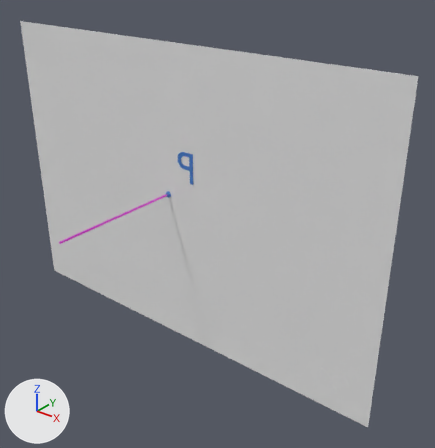
What one commit did to the glTF model client/public/assets/models/ob2.1_reta_secante_ao_plano.glb.
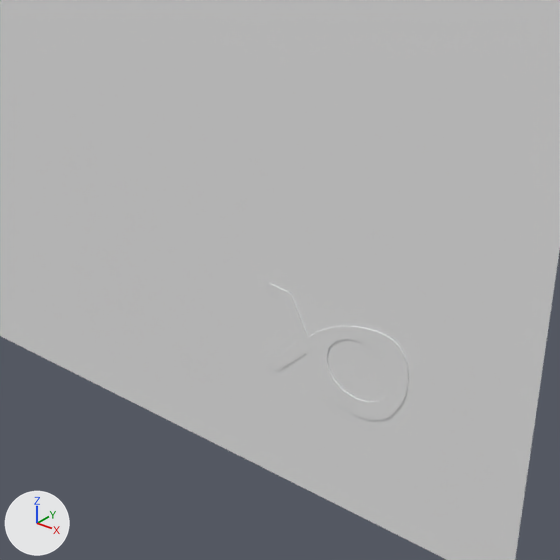
The first picture shows the older version from a 50 mm camera at (8.55, -9.01, 5.21) aimed at (1.01, 0.41, -0.63). The close-ups show both versions on the part from 62% to 87% of the width and 70% to 94% of the height of that picture; other places that the commit changed are outside them. Arrows for +X, +Y and +Z are at lower left; the lights stay in place. Where no turn or scale is listed for an object, it has been applied to the vertices.

The first close-up shows 'letra_ALFA_IndexedFaceSet', 'plano_ALFA_Box'.
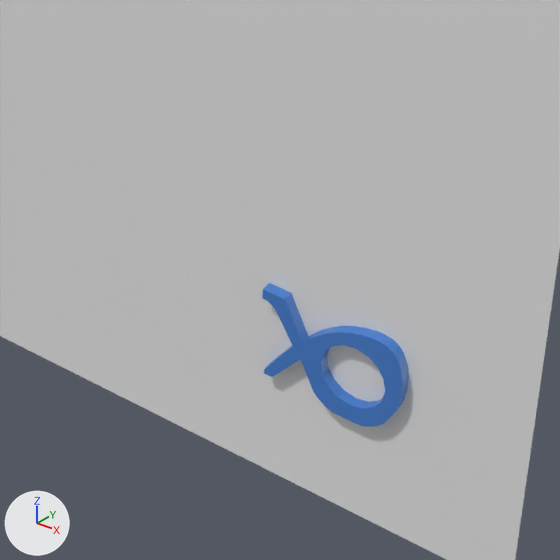
Boxes [x1, y1, x2, y2] around the edits, measured in the close-ups (560 x 560 px):
```json
{"object": "letra_ALFA_IndexedFaceSet", "change": "recoloured, rescaled", "before": [268, 283, 409, 420], "after": [262, 283, 409, 427], "on screen": "grey to blue"}
```

The change, as JSON lines over the scene's bpy script:
```json
{"block": "me_letra_alfa_indexedfaceset_012", "where": "me_letra_alfa_indexedfaceset_012.from_pydata(...)  # 120 vertices, 240 faces; spans x -2.77..3.5, y -0.5..0.5, z -2.28..2.15"}
{"op": "add", "block": "me_letra_alfa_indexedfaceset_012", "code": "me_letra_alfa_indexedfaceset_012.materials.append(mat_blue_023)  # blue #467fcf"}
{"op": "set", "path": "ob_letra_alfa_indexedfaceset.scale", "old": "(0.1, 0.01, 0.1)", "new": "(0.1, 0.1, 0.1)"}
```
